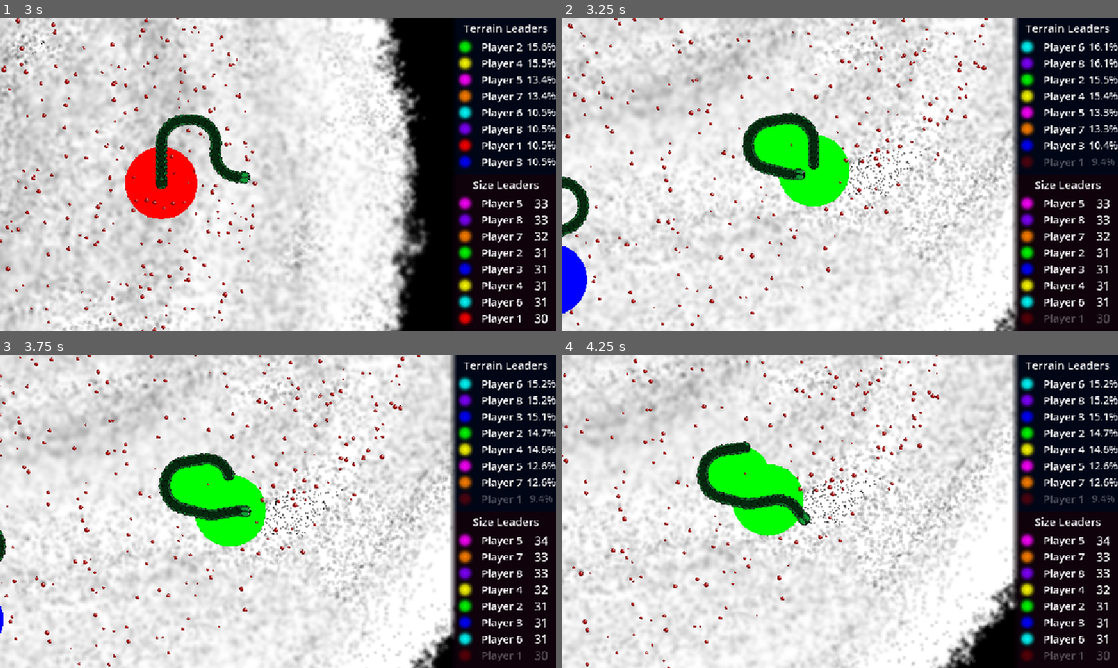
Above: before the commit, frames 1-4 (two rows, left to right).
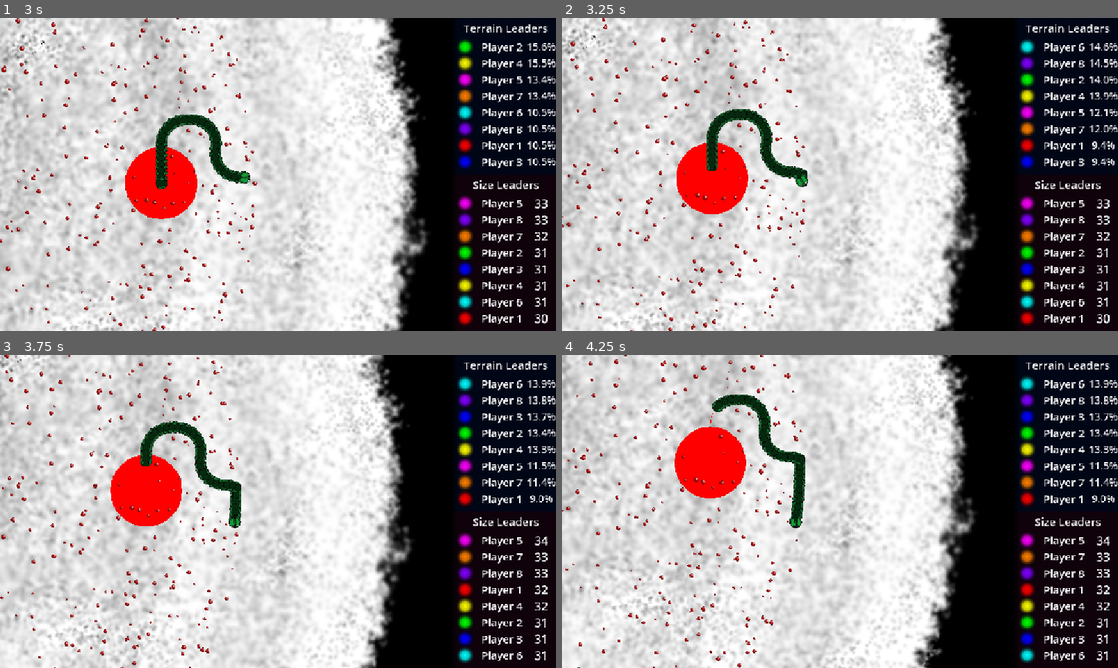
Above: after the commit, the same moments.

Repository: PeVANoD/Development-Management
Game: Godot game, scene res://project/scenes/ui.tscn
Two runs of this game, one before a commit and one after it. Both use one fixed random seed, a clock stepped at 60 frames per second and the inputs below.
Inputs (mouse positions are in pixels of both pictures, inside the frame that each line leads up to):
- Up to frame 1 (3 s): tap Enter (Enter) at 0.5, 0.6 s; move the mouse to (400, 158) at 0.52 s; hold Up (ui_up) 0.53-1.28 s; click (400, 158) at 0.67 s; move the mouse to (166, 190) at 1.27 s; tap Space (Space) at 1.35 s; click (166, 190) at 1.42 s; move the mouse to (333, 105) at 2.02 s; hold Up (ui_up) from 2.03 s (still down); tap 0 at 2.1 s; click (333, 105) at 2.17 s; move the mouse to (250, 237) at 2.77 s; tap Ctrl at 2.85 s; click (250, 237) at 2.92 s
- Up to frame 2 (3.25 s): keep holding Up (ui_up)
- Up to frame 3 (3.75 s): move the mouse to (444, 558) at 3.52 s; release Up (ui_up) at 3.53 s; hold Alt from 3.53 s (still down); click (444, 558) at 3.67 s
- Up to frame 4 (4.25 s): keep holding Alt

Frame 1 is identical in both runs. In frame 2, 40% of the frame differs, in the area x 0-100%, y 0-100%; in frame 3, 39%; in frame 4, 38%.

Commit message:
keep_inside_bounds()

Diff:
--- a/project/scripts/snake.gd
+++ b/project/scripts/snake.gd
@@ -41,43 +41,22 @@
 var aiSpeed = false
 
 func _physics_process(delta):
+	update_camera()
+	checkInputs(delta)
+	update_position_history()
+	update_direction(delta)
+	move_head(delta)
+	keep_inside_bounds()
+	update_territory_capture()
+	checkBody()
+
+func update_camera():
 	if (!territory_capture or !is_controlled) and !ai_control:
 		$Head/Camera2D.enabled = false
 		return
-	if is_controlled:
-		$Head/Camera2D.enabled = true
-
-	var newZoom = lerp($Head/Camera2D.zoom.x,targetZoom,0.1)
-	$Head/Camera2D.zoom = Vector2(newZoom,newZoom)
-
-	checkInputs(delta)
-
-	# Оптимизация: добавляем позицию в историю только если достаточно переместились
-	if positionHistory.is_empty() or $Head.global_position.distance_to(positionHistory[0]) > 2.0:
-		positionHistory.push_front($Head.global_position)
-
-	# Держим историю оптимального размера
-	var max_needed_history = $Body.get_child_count() * partDistance + 10
-	if positionHistory.size() > max_needed_history:
-		positionHistory.resize(max_needed_history)
-
-	# выбор направления передвижения
-	if isRotating or ai_control:
-		if ai_control:
-			desiredDirection = get_ai_direction(delta)
-		else:
-			desiredDirection = (get_global_mouse_position() - $Head.global_position).normalized()
-
-	countAngle()
-	$Head.position += direction * delta * speed
-
-	var angle = lerp_angle(lastAngle, atan2(-direction.y, -direction.x), 0.2)
-	lastAngle = angle
-	$Head.rotation = angle  # используем радианы напрямую
-
-	update_territory_capture()
-	check_out_of_bounds()
-	checkBody()
+	$Head/Camera2D.enabled = true
+	var new_zoom = lerp($Head/Camera2D.zoom.x, targetZoom, 0.1)
+	$Head/Camera2D.zoom = Vector2(new_zoom, new_zoom)
 
 func checkInputs(delta):
 	if is_controlled:
@@ -100,6 +79,41 @@
 	else:
 		speed = lerp(speed, startSpeed, 0.1)
 
+func update_position_history():
+	if positionHistory.is_empty() or $Head.global_position.distance_to(positionHistory[0]) > 2.0:
+		positionHistory.push_front($Head.global_position)
+	var max_needed_history = $Body.get_child_count() * partDistance + 10
+	if positionHistory.size() > max_needed_history:
+		positionHistory.resize(max_needed_history)
+
+func update_direction(delta):
+	if isRotating or ai_control:
+		if ai_control:
+			desiredDirection = get_ai_direction(delta)
+		else:
+			desiredDirection = (get_global_mouse_position() - $Head.global_position).normalized()
+	countAngle()
+
+func move_head(delta):
+	$Head.position += direction * delta * speed
+	var angle = lerp_angle(lastAngle, atan2(-direction.y, -direction.x), 0.2)
+	lastAngle = angle
+	$Head.rotation = angle
+
+func keep_inside_bounds():
+	var head_pos = $Head.global_position
+	var distance_from_center = head_pos.length()
+	var margin = 10.0
+
+	if distance_from_center > map_node.radius - margin:
+		var normal = head_pos.normalized()
+		if direction.dot(normal) > 0:
+			var tangent = Vector2(-normal.y, normal.x)
+			if direction.dot(tangent) < 0:
+				tangent = -tangent
+			direction = direction.lerp(tangent, 0.2).normalized()
+			$Head.global_position = normal * (map_node.radius - margin)
+
 var capture_started = false
 # проверка захвата территории
 func update_territory_capture():
@@ -153,14 +167,6 @@
 
 	if head_in_own_territory:
 		goingToBase = false
-# уменьшение змейки
-func loseGrowth():
-	map_node.genFood(1,$Body.get_child(0).global_position)
-	$Body.get_child(0).queue_free()
-	maxHistoryLength -= addLength
-	length -= 1
-	changeBody()
-# увеличение размера змейки
 
 func changeBody():
 	var length = ($Body.get_child_count()+20.0)/40.0
@@ -170,6 +176,14 @@
 	startSpeed = baseSpeed*countSpeed
 	maxSpeed = baseSpeed*1.5
 	scale = Vector2(scaling,scaling)
+
+# уменьшение змейки
+func loseGrowth():
+	map_node.genFood(1,$Body.get_child(0).global_position)
+	$Body.get_child(0).queue_free()
+	maxHistoryLength -= addLength
+	length -= 1
+	changeBody()
 
 # увеличение змейки
 func bodyGrow(amount = 1):
@@ -183,6 +197,7 @@
 		for j in range(addLength):
 			positionHistory.push_back(positionHistory[-1] if positionHistory.size() > 0 else $Head.global_position)
 	changeBody()
+
 # перемещение каждой части тела по следу головы
 func checkBody():
 	var parts = $Body.get_children()
@@ -205,17 +220,13 @@
 				parts[i].rotation = atan2(dir.y, dir.x)
 				#if i == parts.size()-1:
 					#parts[i].rotation_degrees = 90
+
 # перерасчет направления
 func countAngle():
 	var max_rotation_speed = 0.04
 	var angle_diff = direction.angle_to(desiredDirection)
 	angle_diff = clamp(angle_diff, -max_rotation_speed, max_rotation_speed)
 	direction = direction.rotated(angle_diff)
-
-# Проверка выхода за пределы карты и смерть
-func check_out_of_bounds():
-	if $Head.global_position.length() > map_node.radius:
-		kill_snake()
 
 func kill_snake():
 	territory_capture.clear_territory(snakeNum)
